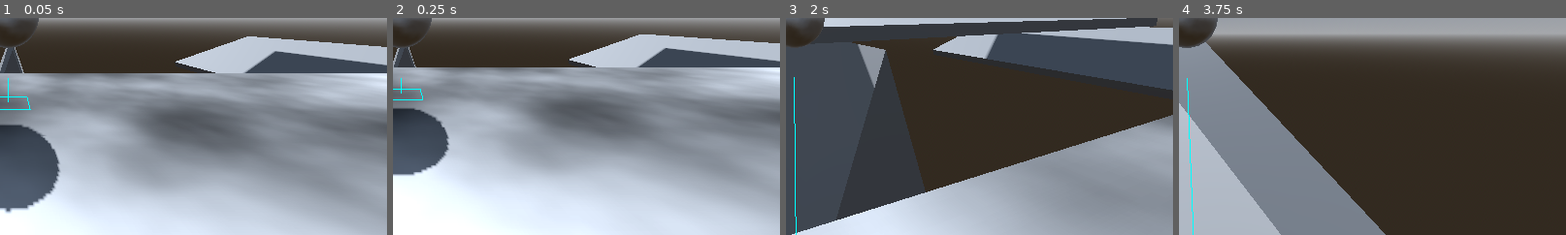
Above: before the commit, frames 1-4 (left to right).
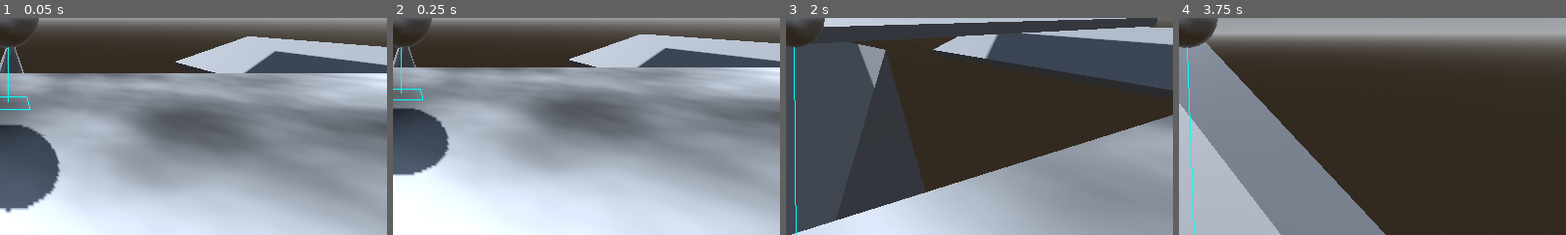
Above: after the commit, the same moments.

Repository: kylekrause3/godotballgame
Game: Godot game, scene res://Levels/Scene 1.tscn
Two runs of this game, one before a commit and one after it. Both use one fixed random seed, a clock stepped at 60 frames per second and the inputs below.
Inputs (mouse positions are % of the whole screen's width and height, from its top left):
- Up to frame 1 (0.05 s): no input
- Up to frame 2 (0.25 s): no input
- Up to frame 3 (2 s): tap Enter at 0.5 s; move the mouse to (49, 52) at 0.52 s; hold Ctrl (slam) 0.53-1.28 s; hold W (up) from 0.53 s (still down); click (49, 52) at 0.67 s; tap Space (jump) at 0.77, 1.52 s; move the mouse to (57, 51) at 1.27 s; tap Shift (sprint) at 1.35 s
- Up to frame 4 (3.75 s): move the mouse to (42, 49) at 2.02 s; hold Ctrl (slam) 2.03-2.78 s; move the mouse to (51, 50) at 2.77 s; release W (up) at 2.78 s; hold A (left) 2.78-3.53 s; tap Shift (sprint) at 2.85 s; click (51, 50) at 2.92 s; tap Space (jump) at 3.02 s; move the mouse to (46, 48) at 3.52 s; hold W (up) from 3.53 s (still down); hold Ctrl (slam) from 3.53 s (still down)
The pictures show only the part of the screen within x 49-99%, y 50-100%; the shares and areas given below are measured in that part.

The runs differ from the first frame. In frame 1, less than 0.1% of the frame differs, in the area x 2-3%, y 13-28%; in frame 2, less than 0.1%; in frame 3, 0.1%; in frame 4, 0.3%, in the area x 2-5%, y 13-100%.

Commit message:
global pos bug fixed

Diff:
--- a/CameraFollow.gd
+++ b/CameraFollow.gd
@@ -26,7 +26,7 @@
 
 func _ready():
 	if target == null:
-		target.position = self.position
+		target.global_position = self.global_position
 	self.rotation = target.rotation
 	Input.set_mouse_mode(Input.MOUSE_MODE_CAPTURED)
 
@@ -35,20 +35,16 @@
 
 
 func _process(delta):
-	self.position = target.position
+	self.global_position = target.global_position
 	var backward = get_backward(self.rotation)
 
-	raycast.position = target.position
+	raycast.global_position = target.global_position
 	raycast.target_position = Vector3(0, 0, 1)
 	raycast.scale = Vector3(1, 1, orbit_radius)
-	'ret = ret.rotated(Vector3(1, 0, 0), rot.x)
-	ret = ret.rotated(Vector3(0, 1, 0), rot.y)'
 	raycast.rotation = Vector3(self.rotation.x, self.rotation.y, 0)
 	if(raycast.is_colliding()):
-		var distance = target.position.distance_to(raycast.get_collision_point())
+		var distance = target.global_position.distance_to(raycast.get_collision_point())
 		self.position += distance * backward
-
-		# self.position += raycast.get_collision_point()
 	else:
 		self.position += orbit_radius * backward
 
--- a/GroundLine.gd
+++ b/GroundLine.gd
@@ -20,8 +20,8 @@
 
 	var collision_point = self.get_collision_point()
 	if self.is_colliding() && do_draw:
-		if target.position.y > collision_point.y:
-			LineDrawer.DrawLine(target.position, collision_point, line_color)
+		if target.global_position.y > collision_point.y:
+			LineDrawer.DrawLine(target.global_position - Vector3(0, 1.5, 0), collision_point, line_color) # ball rad is 1.5
 		LineDrawer.DrawSquare(collision_point, 1.0, line_color)
 
 
